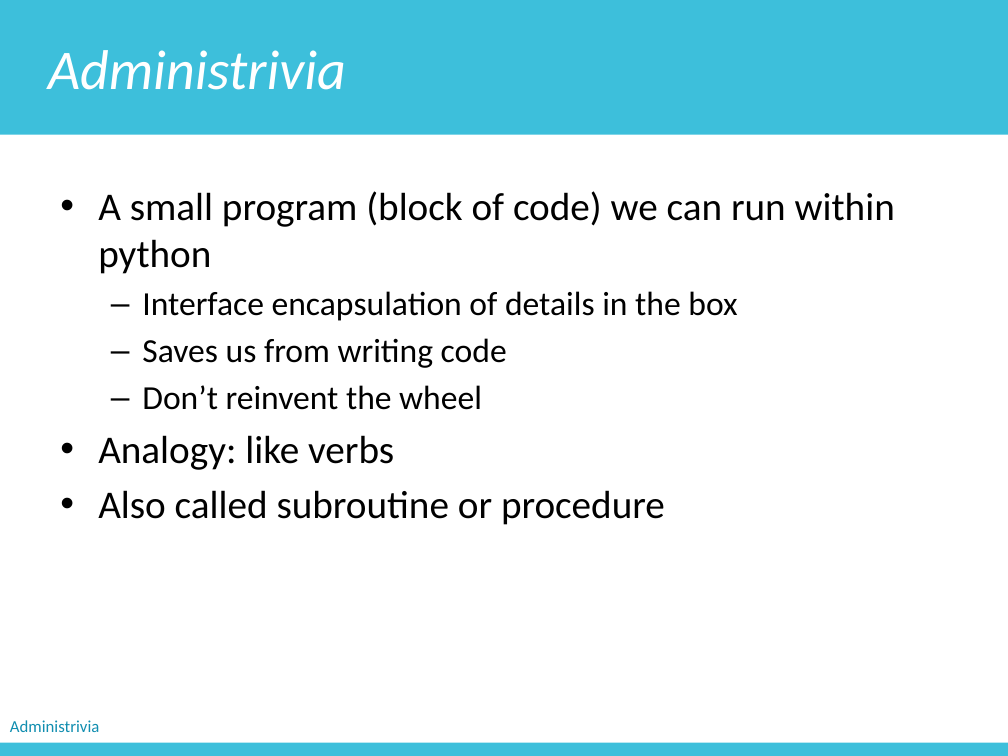
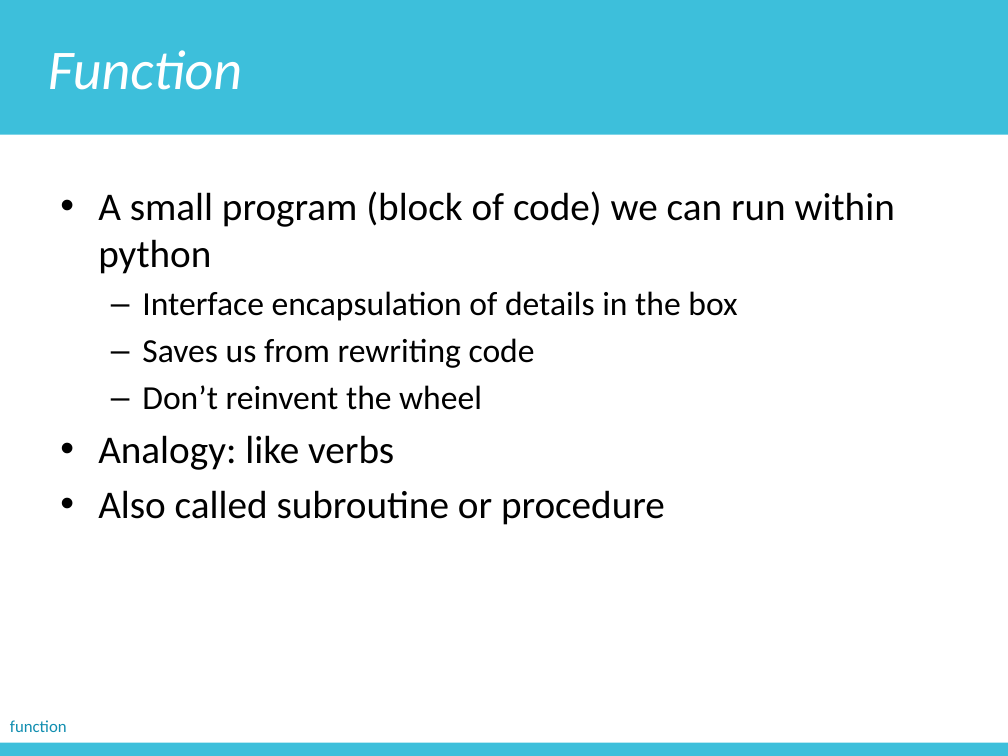
Before and after one commit to zichengliao/zuics101-fa17, a slide deck: slide 5 of lectures/lec05/lec05.pptx. Drawn at 1008x756 pixels with LibreOffice and Linux fonts; fonts in the diff are those of the drawing. Boxes give left, top, right and bottom in pixels: in the first picture for what was removed or moved away, otherwise in the second. Text is boxed around its words. In the diff, an @@ line names an element or a change of style, - is before the commit and + after.

```diff
--- a/lectures/lec05/lec05.pptx
+++ b/lectures/lec05/lec05.pptx
@@ text in rectangle at (x1=48, y1=50, x2=242, y2=90): text changed @@
-Administrivia
+Function
@@ text at (x1=142, y1=338, x2=535, y2=368): text changed @@
-  – Saves us from writing code
+  – Saves us from rewriting code
@@ text at (x1=10, y1=720, x2=67, y2=732): text changed @@
-Administrivia
+function
```
Also in this commit, not shown: 1 other slide changed, 13 slides added, 4 other files.
